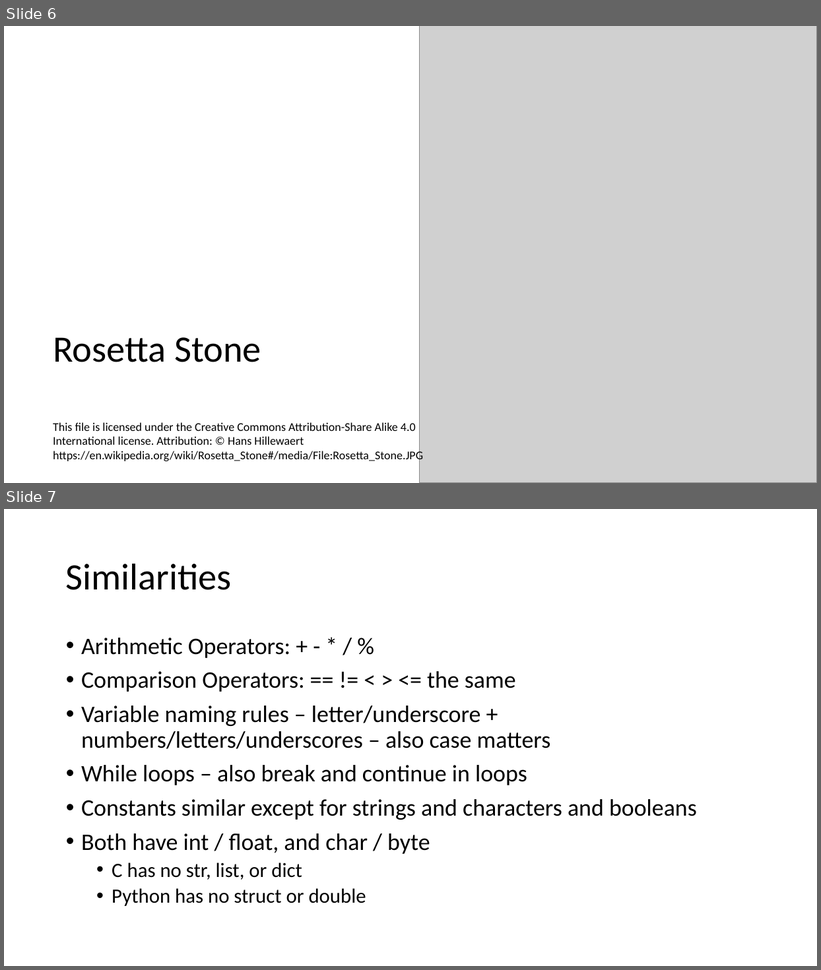
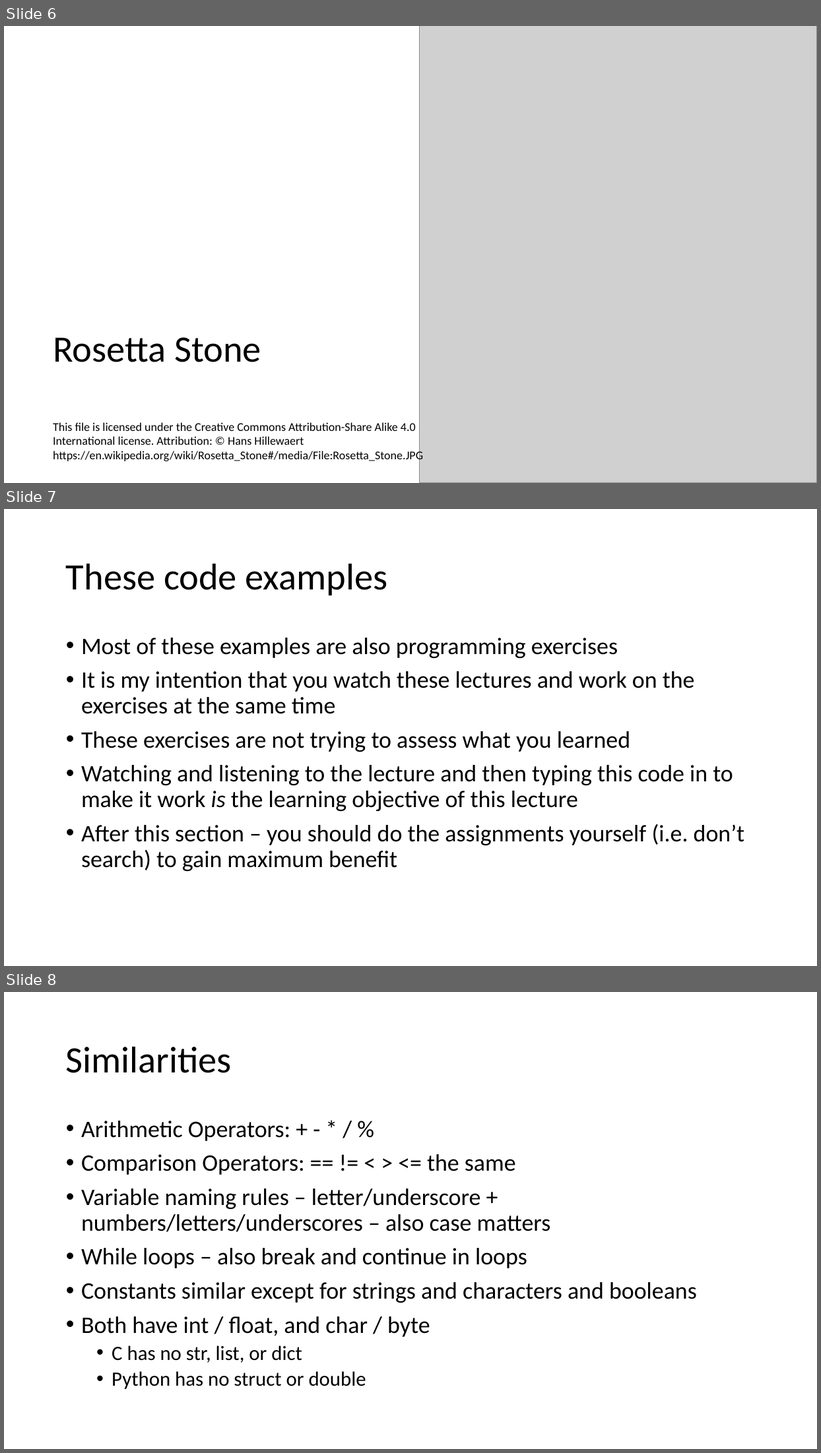
Before and after one commit to csev/cc4e, a slide deck: lectures/CC-02-Python.pptx. Shown one above the other, each under a label of ours: slides 6 and 7 before the commit, slides 6, 7 and 8 after it. The pictures are 821x970 and 821x1453 pixels, drawn with LibreOffice and Linux fonts; fonts in the diff are those of the drawing; grey boxes stand for pictures. Boxes give left, top, right and bottom in pixels: in the first picture for what was removed or moved away, otherwise in the second. Text is boxed around its words. In the diff, an @@ line names an element or a change of style, - is before the commit and + after.

```diff
--- a/lectures/CC-02-Python.pptx
+++ b/lectures/CC-02-Python.pptx
@@ slide 7 added at box(4, 509, 817, 966), background #FFFFFF @@
@@ title added at box(66, 563, 388, 595), 44 pt, text #000000 @@
+These code examples
@@ text added at box(81, 638, 745, 871), 28 pt, text #000000 @@
+• Most of these examples are also programming exercises
+• It is my intention that you watch these lectures and work on the exercises at the same time
+• These exercises are not trying to assess what you learned
+• Watching and listening to the lecture and then typing this code in to make it work is the learning objective of this lecture
+• After this section – you should do the assignments yourself (i.e. don’t search) to gain maximum benefit
@@ what was slide 7 is now slide 8 @@
```
Also in this commit, not shown: 6 other files.
